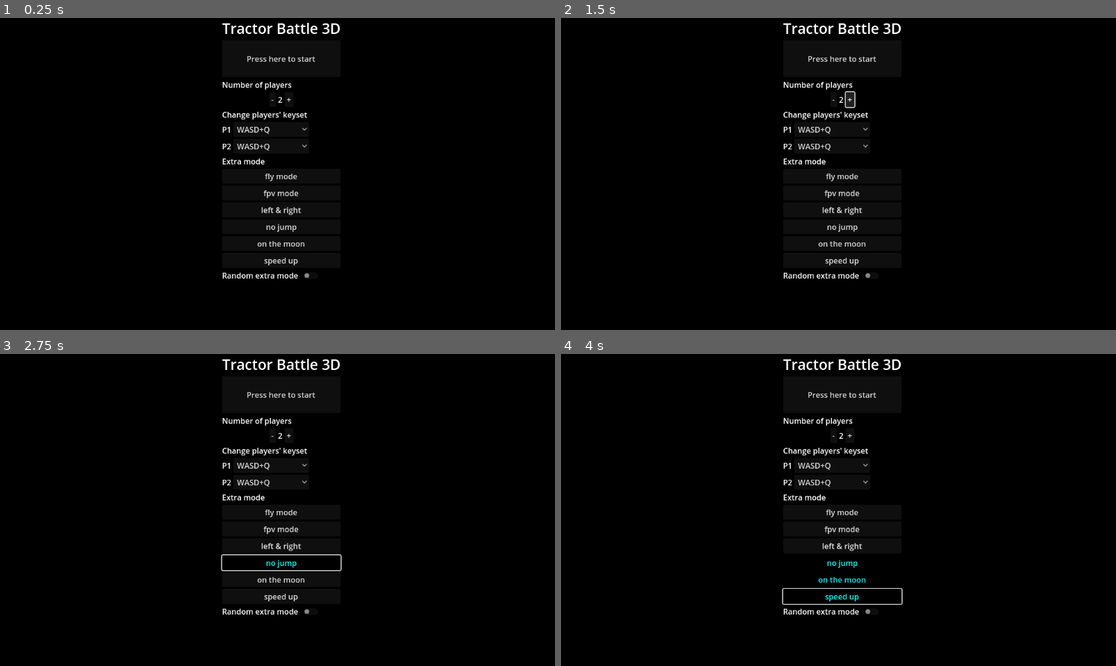
Above: before the commit, frames 1-4 (two rows, left to right).
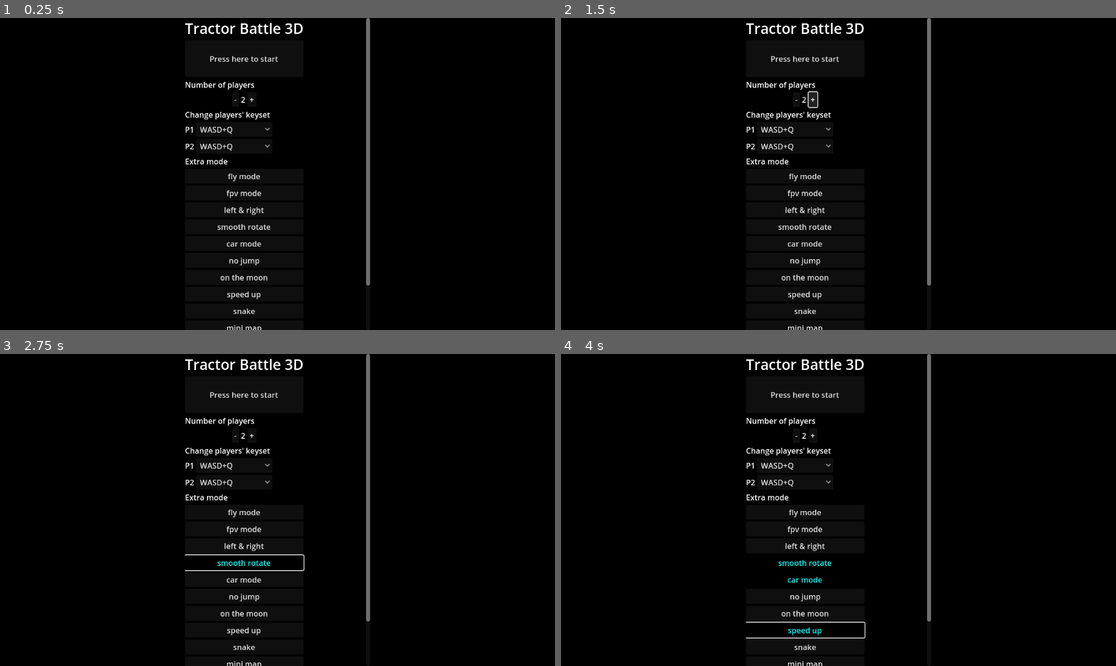
Above: after the commit, the same moments.

Repository: chenyu76/tractor-battle-3D
Game: Godot game, scene res://start.tscn
The game is run twice, just before and just after one commit, with the same random seed, the same clock (stepped at 60 frames per second) and the same inputs.
Inputs (mouse positions are in pixels of both pictures, inside the frame that each line leads up to):
- Up to frame 1 (0.25 s): no input
- Up to frame 2 (1.5 s): click "-" at 0.5 s; click "+" at 1.25 s
- Up to frame 3 (2.75 s): click (244, 563) at 2 s, where only the run after the commit has a clickable "smooth rotate"
- Up to frame 4 (4 s): click (805, 578) at 2.75 s, where only the run after the commit has a clickable "car mode"; click "speed up" at 3.5 s

The runs differ from the first frame. In frame 1, 3.6% of the frame differs, in the area x 33-67%, y 0-100%; in frame 2, 3.8%; in frame 3, 3.7%; in frame 4, 4.0%.

Commit message:
添加很多模式

Diff:
--- a/Main.gd
+++ b/Main.gd
@@ -33,8 +33,12 @@
 # 额外的模式
 var extra_mode = Config.extra_mode
 
-var snake_positions = build_snake_position(player_num)
-var status_positions = build_snake_status_position(player_num)
+# 蛇的初始位置和状态栏的位置
+var snake_positions
+var status_positions
+
+# 地图大小
+var map_size = 60
 
 # Called when the node enters the scene tree for the first time.
 func _ready():
@@ -68,6 +72,12 @@
 
 # 将蛇节点添加到子节点，开始游戏
 func start_game():
+	if 'mini_map' in Config.extra_mode:
+		map_size /= 2
+
+	snake_positions = build_snake_position(player_num)
+	status_positions = build_snake_status_position(player_num)
+
 	player_die = 0
 	for i in range(player_num):
 		snakes[i].position = snake_positions[i]
@@ -81,6 +91,24 @@
 		snakes[i].update_power_info.connect(infos[i].show_power.bind())
 		snakes[i].hit.connect(snake_die.bind())
 
+	# 地图
+	var mesh
+	var shape
+	if 'circular' in Config.extra_mode:
+		mesh = CylinderMesh.new()
+		shape = CylinderShape3D.new()
+		mesh.top_radius = map_size / 2
+		mesh.bottom_radius = map_size / 2
+		mesh.height = 1
+		shape.radius = map_size / 2
+		shape.height = 1
+	else:
+		mesh = BoxMesh.new()
+		shape = BoxShape3D.new()
+		mesh.size = Vector3(map_size, 1, map_size)
+		shape.size = Vector3(map_size, 1, map_size)
+	$Ground/CollisionShape3D.shape = shape
+	$Ground/MeshInstance3D.mesh = mesh
 
 # 蛇死亡
 func snake_die(id, snake_position):
@@ -106,9 +134,8 @@
 func build_snake_position(num):
 	var array = []
 	array.resize(num)
-	var map_length = 60
 	for i in range(num):
-		array[i] = Vector3(map_length / (num + 1.0) * (i+1) - map_length / 2.0, 2, 0)
+		array[i] = Vector3(map_size / (num + 1.0) * (i+1) - map_size / 2.0, 2, 0)
 	return array
 
 # 输入snake数量，返回每个snake的状态栏应该放哪的vector3 array
--- a/Main.tscn
+++ b/Main.tscn
@@ -6,14 +6,9 @@
 [ext_resource type="ArrayMesh" uid="uid://dpl1p0qgo4pd0" path="res://art/you_lose.obj" id="4_nm8mx"]
 [ext_resource type="AudioStream" uid="uid://cnxlo0igc03xg" path="res://art/gameover.wav" id="6_su4kg"]
 
-[sub_resource type="BoxShape3D" id="BoxShape3D_jyof0"]
-size = Vector3(60, 1, 60)
+[sub_resource type="BoxShape3D" id="BoxShape3D_f1vbc"]
 
-[sub_resource type="StandardMaterial3D" id="StandardMaterial3D_iyjse"]
-
-[sub_resource type="BoxMesh" id="BoxMesh_mmdct"]
-material = SubResource("StandardMaterial3D_iyjse")
-size = Vector3(60, 1, 60)
+[sub_resource type="BoxMesh" id="BoxMesh_2suad"]
 
 [sub_resource type="StandardMaterial3D" id="StandardMaterial3D_ilmhb"]
 albedo_color = Color(0, 0, 0, 1)
@@ -31,10 +26,10 @@
 [node name="Ground" type="StaticBody3D" parent="."]
 
 [node name="CollisionShape3D" type="CollisionShape3D" parent="Ground"]
-shape = SubResource("BoxShape3D_jyof0")
+shape = SubResource("BoxShape3D_f1vbc")
 
 [node name="MeshInstance3D" type="MeshInstance3D" parent="Ground"]
-mesh = SubResource("BoxMesh_mmdct")
+mesh = SubResource("BoxMesh_2suad")
 
 [node name="DirectionalLight3D" type="DirectionalLight3D" parent="."]
 transform = Transform3D(1, 0, 0, 0, -0.0485709, 0.99882, 0, -0.99882, -0.0485709, 0, 25.7317, 0)
--- a/config.gd
+++ b/config.gd
@@ -3,30 +3,36 @@
 # 始终加载的场景，用于保存用户配置
 
 # 玩家数量信息
-var player_num = 2
+var player_num
 # 蛇的材质
 var sms = [load("res://art/snake_material_1.tres"),
 			load("res://art/snake_material_2.tres"),
 			load("res://art/snake_material_3.tres"),
 			load("res://art/snake_material_4.tres")]
 # 键位
-var key_sets = []
+var key_sets
 
 # 额外的模式
 # 模式：fly：飞行
 # 模式：fpv：玩家的第一人称视角
-var extra_mode = []
+var extra_mode
 # 是否随机抽取额外模式游玩
-var random_extra_mode = false
+var random_extra_mode
 
 # 可用的额外模式，名称：选项
 const avail_mode = {
 	"fly mode": "fly",
 	"fpv mode": "fpv",
 	"left & right": "lnr",
+	"smooth rotate": "smooth_rotate",
+	"car mode": "car",
 	"no jump": "noj",
 	"on the moon": "otm",
-	"speed up": "spd"
+	"speed up": "spd",
+	"snake": "snk",
+	"mini map": "mini_map",
+	"circular map": "circular",
+	"cold weapons": "cold_weapons"
 }
 # 可用的键位配置
 const avail_keyset = {
@@ -40,9 +46,15 @@
 
 # Called when the node enters the scene tree for the first time.
 func _ready() -> void:
-	pass # Replace with function body.
+	reset_config()
 
 
 # Called every frame. 'delta' is the elapsed time since the previous frame.
 func _process(delta: float) -> void:
 	pass
+
+func reset_config():
+	key_sets = []
+	extra_mode = []
+	random_extra_mode = false
+	player_num = 2
--- a/snake_head.gd
+++ b/snake_head.gd
@@ -70,6 +70,7 @@
 # 使用飞行模式
 var fly_mode = false
 # 与速度垂直，指向上方的向量，用于在飞行模式中判断方向
+# 也可以作为Vector3.UP使用，这样在飞行模式时可兼容其他模式
 var velocity_above = Vector3.UP
 # 飞行模式的旋转速度
 var fly_rotation_speed = 3
@@ -80,9 +81,23 @@
 # 禁止跳跃
 var no_jump = false
 
-# 第一人称视角
-# 发送自己的SubViewport 的 Camera path 和 id ， fpv会接收并显示出来
-#signal head_camera_id(path, id)
+# 像蛇一样的摆动模式
+var _snake_process = func(): pass
+
+# 冷兵器模式： 按功能键摆动武器 的函数
+var _cold_weapons_process = func(_d): pass
+
+# 顺滑的旋转 模式
+# 使用旋转速度的和飞行模式的旋转速度相同 fly_rotation_speed
+# 使用的加速机制和 lnr 相同
+var smooth_rotate_mode = false
+
+# 上次记录的位置，用于控制创建碰撞箱的时机，离远了就创建
+var last_position
+
+# 汽车模式 按键才移动
+var _car_mode_process = func(_d): pass
+var car_mode_acceleration = 2
 
 func _ready():
 	curve_path = Curve3D.new()
@@ -112,6 +127,9 @@
 	allow_key_input = true
 	#$generateBodyTimer.start()
 	$input_interval.wait_time = 1.0 / speed
+
+	# 初始化上次的位置
+	last_position = position
 
 	# 处理其他玩法
 	# 飞行模式
@@ -127,6 +145,39 @@
 		no_jump = true
 	if 'spd' in extra_mode:
 		speed = 40
+	if 'snk' in extra_mode:
+		_snake_process = func():
+			velocity = velocity.rotated(velocity_above, sin(Time.get_ticks_msec() / 50.0) / 2.0)
+	if 'cold_weapons' in extra_mode:
+		$pivot/sword.visible = true
+		$pivot/sword/CollisionShape3D.disabled = false
+		for i in range(0,7):
+			$pivot/sword/MeshInstance3D.set_surface_override_material(i, snake_material)
+		_cold_weapons_process = func(d):
+			if Input.is_action_pressed(key_set[4]):
+				$pivot/sword.rotation += Vector3(0, sin(Time.get_ticks_msec() / 50.0) / 3.5, 0)
+				power -= d * 3
+			else:
+				$pivot/sword.rotation = Vector3.ZERO
+	else:
+		$pivot/sword.visible = false
+		$pivot/sword/CollisionShape3D.disabled = true
+	if 'smooth_rotate' in extra_mode:
+		smooth_rotate_mode = true
+		lnr_mode = true
+	if 'car' in extra_mode:
+		_car_mode_process = func(delta):
+			if (func():
+				for i in range(5):
+					if Input.is_action_pressed(key_set[i]):
+						return true
+				return false  # 有任意按键按下返回 true，否则返回false
+				).call():
+				if speed_multiplier <= 1.5:
+					speed_multiplier += delta * car_mode_acceleration
+			else:
+				if speed_multiplier > delta * car_mode_acceleration:
+					speed_multiplier -= delta * car_mode_acceleration
 
 func _physics_process(delta):
 	if position.y <= -10:
@@ -137,17 +188,23 @@
 	# 更新相机位置（因为subviwport无法移动）
 	$SubViewport/Camera3D.global_transform = $pivot/CamPos.global_transform
 
-
 	# 根据使用模式的不同使用不同的变向策略
 	if fly_mode:
 		fly_mode_process(delta)
 	else:
 		normal_mode_process(delta)
 
+	# 处理奇怪模式的函数调用
+	_snake_process.call()
+	_cold_weapons_process.call(delta)
+	_car_mode_process.call(delta)
+
 	move_and_slide()
 
-	# 创建新的身体碰撞箱
-	generate_body()
+	# 当离碰撞箱远了，创建新的身体碰撞箱
+	if Abs(position - last_position) > 0.6:
+		generate_body()
+		last_position = position
 
 	# 可能需要调整点的数量或对路径进行平滑处理以保持性能和视觉效果
 	# 创建新的蛇身点
@@ -164,9 +221,10 @@
 	body.position = self.position
 	#mob.squashed.connect($UserInterface/ScoreLabel._on_mob_squashed.bind())
 	hit.connect(body._on_snake_head_hit.bind())
-	await get_tree().create_timer(1.5 / speed).timeout
-
-	add_sibling(body)
+
+	if Abs(velocity) > 0.01: # 防止除0
+		await get_tree().create_timer(1.5 / Abs(velocity)).timeout
+		add_sibling(body)
 
 
 func _on_input_interval_timeout():
@@ -317,14 +375,20 @@
 			fs *= -1
 		direction = direction.rotated(Vector3.UP, fs)
 		velocity_above = velocity_above.rotated(Vector3.UP, fs)
-	if direction != velocity:
-
-		velocity = direction.normalized() * speed
-		now_direction = direction.normalized()
-		head_direction = direction.normalized()
-
-		$pivot.look_at_from_position(position, position + head_direction, velocity_above)
-	#print(velocity)
+
+	# 防止撞到什么东西速度更新了但指向上方的向量没更新
+	if velocity.dot(velocity_above) != 0:
+		var v = -velocity.cross(velocity_above).cross(velocity).normalized()
+		if v.dot(velocity_above) > 0:
+			velocity_above = v
+		else:
+			velocity_above = -v
+
+	velocity = direction.normalized() * speed * speed_multiplier
+	now_direction = direction.normalized()
+	head_direction = direction.normalized()
+
+	$pivot.look_at_from_position(position, position + head_direction, velocity_above)
 
 func normal_mode_process(delta):
 	var direction = Vector3.ZERO
@@ -333,8 +397,18 @@
 	target_velocity.z = 0
 	# 不是飞行模式，使用正常玩法
 	# 改变方向
-	if allow_key_input:
+
+	# 左右旋转模式
+	if smooth_rotate_mode:
+		# 按下一直转 smooth_rotate_mode
+		if Input.is_action_pressed(key_set[2]):
+			now_direction = velocity.rotated(Vector3.UP, delta * fly_rotation_speed).normalized()
+		if Input.is_action_pressed(key_set[3]):
+			now_direction = velocity.rotated(Vector3.UP, -delta * fly_rotation_speed).normalized()
+
+	elif allow_key_input:
 		if not lnr_mode:
+			# 正常模式
 			if Input.is_action_pressed(key_set[0]):
 				direction.z -= 1
 			if Input.is_action_pressed(key_set[1]):
@@ -344,6 +418,7 @@
 			if Input.is_action_pressed(key_set[3]):
 				direction.x += 1
 		else:
+			# 按下转 90 度 left and right
 			if Input.is_action_just_pressed(key_set[2]):
 				direction = velocity.rotated(Vector3.UP, PI/2)
 			if Input.is_action_just_pressed(key_set[3]):
@@ -382,11 +457,12 @@
 			$speedUpTimer.start()
 			power -= power_needed_to_speed_up
 	else:
-		power -= power_needed_to_speed_up * delta * (speed_multiplier-1)
+		# 左右转的模式的加速
 		if Input.is_action_pressed(key_set[0]) and speed_multiplier <= 2:
 			speed_multiplier += 2*delta
-		if Input.is_action_pressed(key_set[1]) and speed_multiplier >= 0.85:
+		if Input.is_action_pressed(key_set[1]) and speed_multiplier >= 0.5:
 			speed_multiplier -= 2*delta
+		power -= max(power_needed_to_speed_up * delta * (speed_multiplier-1), 0)
 	# Ground Velocity
 	target_velocity.x = now_direction.x * speed * speed_multiplier
 	target_velocity.z = now_direction.z * speed * speed_multiplier
@@ -413,3 +489,7 @@
 	head_direction = (2 * head_direction + now_direction).normalized()
 	$pivot.look_at_from_position(position, position + head_direction, Vector3.UP)
 	$pivot.rotation.x = rotation_x
+
+# 计算Vector3的绝对值（长度）
+func Abs(vec):
+	return sqrt(vec.x*vec.x + vec.y*vec.y + vec.z*vec.z)
--- a/snake_head.tscn
+++ b/snake_head.tscn
@@ -1,10 +1,14 @@
-[gd_scene load_steps=6 format=3 uid="uid://bxs0v4uv701sj"]
+[gd_scene load_steps=8 format=3 uid="uid://bxs0v4uv701sj"]
 
 [ext_resource type="Script" path="res://snake_head.gd" id="1_cj73a"]
 [ext_resource type="PackedScene" uid="uid://bffpm7mu2kwt5" path="res://snake_body.tscn" id="2_v7qtp"]
 [ext_resource type="ArrayMesh" uid="uid://kga8ujyjv8h2" path="res://art/tractor.obj" id="3_elsiu"]
+[ext_resource type="ArrayMesh" uid="uid://gayxe3x7osps" path="res://art/sword.obj" id="4_tpetg"]
 
 [sub_resource type="BoxShape3D" id="BoxShape3D_7ctnb"]
+
+[sub_resource type="BoxShape3D" id="BoxShape3D_yow6s"]
+size = Vector3(1.465, 1.435, 4.3)
 
 [sub_resource type="BoxShape3D" id="BoxShape3D_b7mrp"]
 size = Vector3(0.9, 0.5, 0.5)
@@ -31,6 +35,21 @@
 transform = Transform3D(0.3, 0, 0, 0, 0.3, 0, 0, 0, 0.3, -0.095, -0.903587, 0.498579)
 mesh = ExtResource("3_elsiu")
 skeleton = NodePath("../..")
+
+[node name="sword" type="StaticBody3D" parent="pivot"]
+transform = Transform3D(1, 0, 0, 0, 1, 0, 0, 0, 1, 0, -0.265, -1.2)
+visible = false
+collision_layer = 4
+collision_mask = 0
+
+[node name="MeshInstance3D" type="MeshInstance3D" parent="pivot/sword"]
+transform = Transform3D(-0.4, 0, -3.49691e-08, 0, 0.4, 0, 3.49691e-08, 0, -0.4, 0, 0, -1.245)
+mesh = ExtResource("4_tpetg")
+
+[node name="CollisionShape3D" type="CollisionShape3D" parent="pivot/sword"]
+transform = Transform3D(1, 0, 0, 0, 1, 0, 0, 0, 1, 0, 0, -2.72)
+shape = SubResource("BoxShape3D_yow6s")
+disabled = true
 
 [node name="collisionDetector" type="Area3D" parent="pivot"]
 transform = Transform3D(1, 0, 0, 0, 1, 0, 0, 0, 1, 0, 0.248, -0.522)
--- a/start.gd
+++ b/start.gd
@@ -1,15 +1,16 @@
 extends Node2D
-
 
 
 # Called when the node enters the scene tree for the first time.
 func _ready():
+	# 重置设置
+	Config.reset_config()
 
 	get_window().size_changed.connect(_on_window_size_changed.bind())
 	_on_window_size_changed()
 
 	# 切换额外模式的按钮配置
-	var container = $Container/eModeContainer  # 确保你已经创建了一个 VBoxContainer 节点来容纳按钮
+	var container = $ScrollContainer/VBoxContainer/eModeContainer  # 确保你已经创建了一个 VBoxContainer 节点来容纳按钮
 	for button_name in Config.avail_mode.keys():
 		var button = Button.new()
 		button.text = button_name
@@ -54,17 +55,18 @@
 	renewPlayerNum(Config.player_num)
 func renewPlayerNum(n):
 	Config.key_sets.resize(n)
-	$Container/playerNumContainer/Label.text = var_to_str(n)
+	$ScrollContainer/VBoxContainer/playerNumContainer/Label.text = var_to_str(n)
 	playerKeyset(n)
 
 func _on_window_size_changed():
 	var sz = get_window().size
-	$Container.set_size(Vector2(sz.x / 10, sz.y))
-	$Container.position = Vector2(sz.x / 2 - sz.x / 10, 0)
+	$ScrollContainer.set_size(Vector2(sz.x / 3, sz.y))
+	$ScrollContainer/VBoxContainer.size.x = sz.x / 3
+	$ScrollContainer.position = Vector2(sz.x / 2 - sz.x / 6, 0)
 
 # 创建一个修改玩家键位的控件
 func playerKeyset(num):
-	var keyCtrl = $Container/playerKeyContainer
+	var keyCtrl = $ScrollContainer/VBoxContainer/playerKeyContainer
 	for child in keyCtrl.get_children():
 		keyCtrl.remove_child(child)
 	var keys_array = Config.avail_keyset.values()
@@ -91,10 +93,10 @@
 
 func _on_random_mode_button_toggled(toggled_on: bool) -> void:
 	if toggled_on:
-		$Container/ModeSelctLabel.visible = false
-		$Container/eModeContainer.visible = false
+		$ScrollContainer/VBoxContainer/ModeSelctLabel.visible = false
+		$ScrollContainer/VBoxContainer/eModeContainer.visible = false
 		Config.random_extra_mode = true
 	else:
-		$Container/ModeSelctLabel.visible = true
-		$Container/eModeContainer.visible = true
+		$ScrollContainer/VBoxContainer/ModeSelctLabel.visible = true
+		$ScrollContainer/VBoxContainer/eModeContainer.visible = true
 		Config.random_extra_mode = false
--- a/start.tscn
+++ b/start.tscn
@@ -18,23 +18,22 @@
 offset_bottom = 4672.0
 color = Color(0, 0, 0, 1)
 
-[node name="Container" type="VBoxContainer" parent="."]
-anchors_preset = 15
-anchor_right = 1.0
-anchor_bottom = 1.0
-offset_left = 400.0
-offset_right = 760.0
-offset_bottom = 648.0
-grow_horizontal = 2
-grow_vertical = 2
+[node name="ScrollContainer" type="ScrollContainer" parent="."]
+offset_right = 40.0
+offset_bottom = 40.0
+horizontal_scroll_mode = 0
 
-[node name="Label" type="Label" parent="Container"]
+[node name="VBoxContainer" type="VBoxContainer" parent="ScrollContainer"]
+layout_mode = 2
+alignment = 1
+
+[node name="Label" type="Label" parent="ScrollContainer/VBoxContainer"]
 layout_mode = 2
 theme_override_font_sizes/font_size = 30
 text = "Tractor Battle 3D"
 horizontal_alignment = 1
 
-[node name="Button" type="Button" parent="Container"]
+[node name="Button" type="Button" parent="ScrollContainer/VBoxContainer"]
 layout_mode = 2
 shortcut = SubResource("Shortcut_5ucek")
 text = "
@@ -42,51 +41,51 @@
 
 "
 
-[node name="playerNumSelectLabel" type="Label" parent="Container"]
+[node name="playerNumSelectLabel" type="Label" parent="ScrollContainer/VBoxContainer"]
 layout_mode = 2
 text = "Number of players"
 
-[node name="playerNumContainer" type="HBoxContainer" parent="Container"]
+[node name="playerNumContainer" type="HBoxContainer" parent="ScrollContainer/VBoxContainer"]
 layout_mode = 2
 alignment = 1
 
-[node name="minus" type="Button" parent="Container/playerNumContainer"]
+[node name="minus" type="Button" parent="ScrollContainer/VBoxContainer/playerNumContainer"]
 layout_mode = 2
 text = "-"
 
-[node name="Label" type="Label" parent="Container/playerNumContainer"]
+[node name="Label" type="Label" parent="ScrollContainer/VBoxContainer/playerNumContainer"]
 layout_mode = 2
 text = "2"
 
-[node name="plus" type="Button" parent="Container/playerNumContainer"]
+[node name="plus" type="Button" parent="ScrollContainer/VBoxContainer/playerNumContainer"]
 layout_mode = 2
 text = "+"
 
-[node name="playerKeyChangeLabel" type="Label" parent="Container"]
+[node name="playerKeyChangeLabel" type="Label" parent="ScrollContainer/VBoxContainer"]
 layout_mode = 2
 text = "Change players' keyset"
 
-[node name="playerKeyContainer" type="VBoxContainer" parent="Container"]
+[node name="playerKeyContainer" type="VBoxContainer" parent="ScrollContainer/VBoxContainer"]
 layout_mode = 2
 
-[node name="ModeSelctLabel" type="Label" parent="Container"]
+[node name="ModeSelctLabel" type="Label" parent="ScrollContainer/VBoxContainer"]
 layout_mode = 2
 text = "Extra mode"
 
-[node name="eModeContainer" type="VBoxContainer" parent="Container"]
+[node name="eModeContainer" type="VBoxContainer" parent="ScrollContainer/VBoxContainer"]
 layout_mode = 2
 
-[node name="randContainer" type="HBoxContainer" parent="Container"]
+[node name="randContainer" type="HBoxContainer" parent="ScrollContainer/VBoxContainer"]
 layout_mode = 2
 
-[node name="randomModeLabel" type="Label" parent="Container/randContainer"]
+[node name="randomModeLabel" type="Label" parent="ScrollContainer/VBoxContainer/randContainer"]
 layout_mode = 2
 text = "Random extra mode"
 
-[node name="CheckButton" type="CheckButton" parent="Container/randContainer"]
+[node name="CheckButton" type="CheckButton" parent="ScrollContainer/VBoxContainer/randContainer"]
 layout_mode = 2
 
-[connection signal="pressed" from="Container/Button" to="." method="_on_button_pressed"]
-[connection signal="button_down" from="Container/playerNumContainer/minus" to="." method="_on_minus_button_down"]
-[connection signal="button_down" from="Container/playerNumContainer/plus" to="." method="_on_plus_button_down"]
-[connection signal="toggled" from="Container/randContainer/CheckButton" to="." method="_on_random_mode_button_toggled"]
+[connection signal="pressed" from="ScrollContainer/VBoxContainer/Button" to="." method="_on_button_pressed"]
+[connection signal="button_down" from="ScrollContainer/VBoxContainer/playerNumContainer/minus" to="." method="_on_minus_button_down"]
+[connection signal="button_down" from="ScrollContainer/VBoxContainer/playerNumContainer/plus" to="." method="_on_plus_button_down"]
+[connection signal="toggled" from="ScrollContainer/VBoxContainer/randContainer/CheckButton" to="." method="_on_random_mode_button_toggled"]
Not shown: 1 places in Main.tscn that only renumber resources
Not shown, added: art/sword.blend.import
Not shown, added: art/sword.mtl
Not shown, added: art/sword.obj
Not shown, added: art/sword.obj.import
Not shown, changed: TODOList.md
Not shown, added: art/sword.blend
